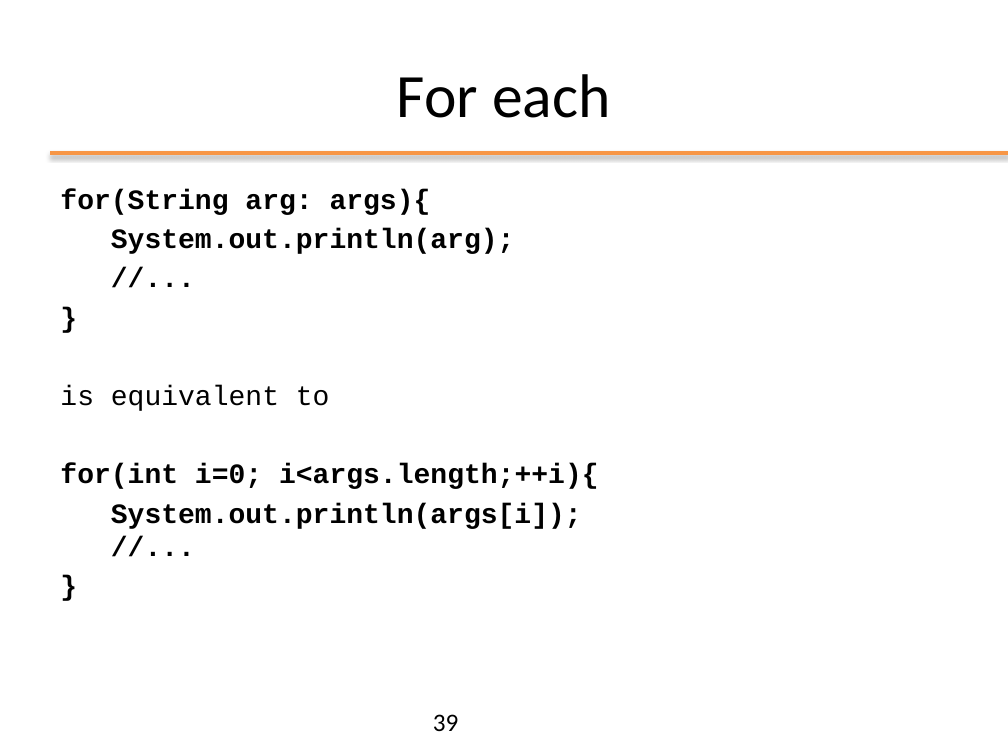
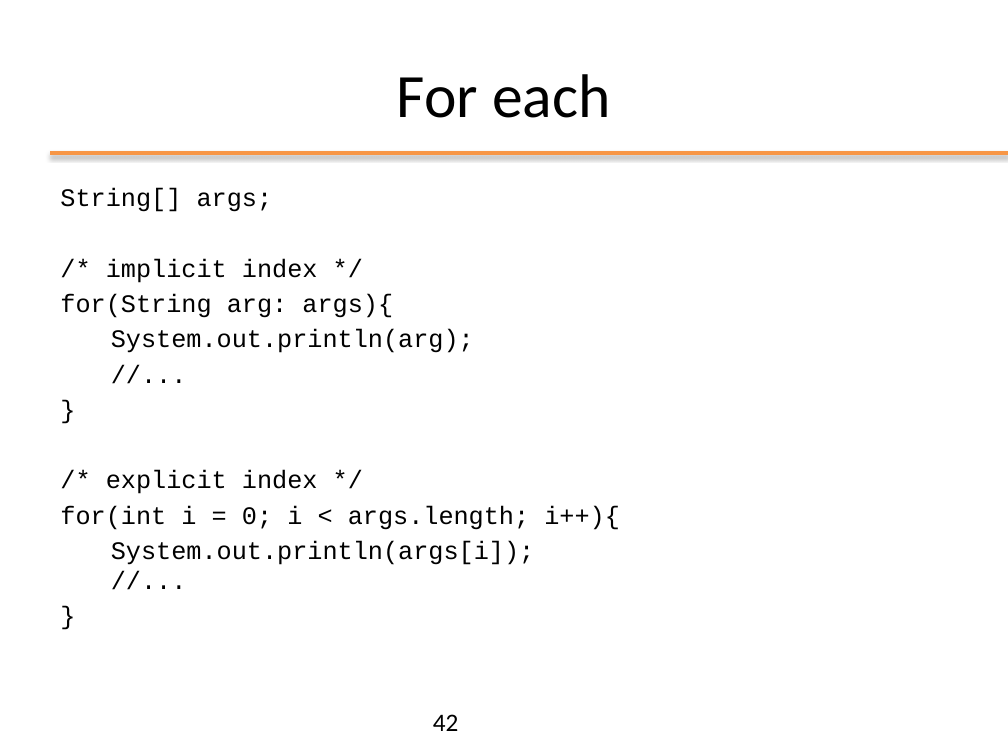
Before and after one commit to matt498/ooprogramming, a slide deck: slide 42 of slides/ppt/02_OOP_Basics.pptx (slide 39 before the commit). Drawn at 1008x756 pixels with LibreOffice and Linux fonts; fonts in the diff are those of the drawing; background and template pictures are left out. Boxes give left, top, right and bottom in pixels: in the first picture for what was removed or moved away, otherwise in the second. Text is boxed around its words. In the diff, an @@ line names an element or a change of style, - is before the commit and + after.

```diff
--- a/slides/ppt/02_OOP_Basics.pptx
+++ b/slides/ppt/02_OOP_Basics.pptx
@@ text at box(60, 188, 318, 283): paragraphs added @@
+String[] args;
+/* implicit index */
@@ text at box(60, 294, 534, 565): size 20 to 18 pt, bold off in "for(String arg: args){", "System.out.println(arg);", "//...", "}" and 2 more places @@
@@ text at box(60, 470, 620, 530): text changed; size 20 to 18 pt; bold off @@
-is equivalent to
-for(int i=0; i<args.length;++i){
+/* explicit index */
+for(int i = 0; i < args.length; i++){
@@ page number at box(433, 714, 459, 731): text changed @@
-39
+42
```
Also in this commit, not shown: 38 other slides changed, 5 slides added, 2 slides removed, 16 other files.
